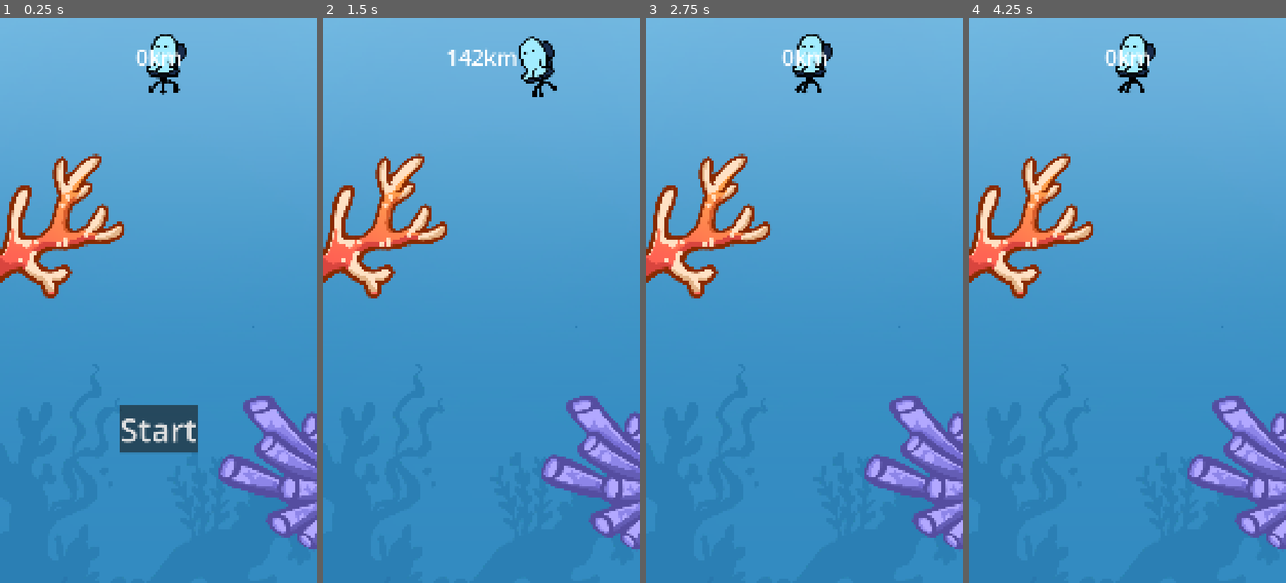
Above: before the commit, frames 1-4 (left to right).
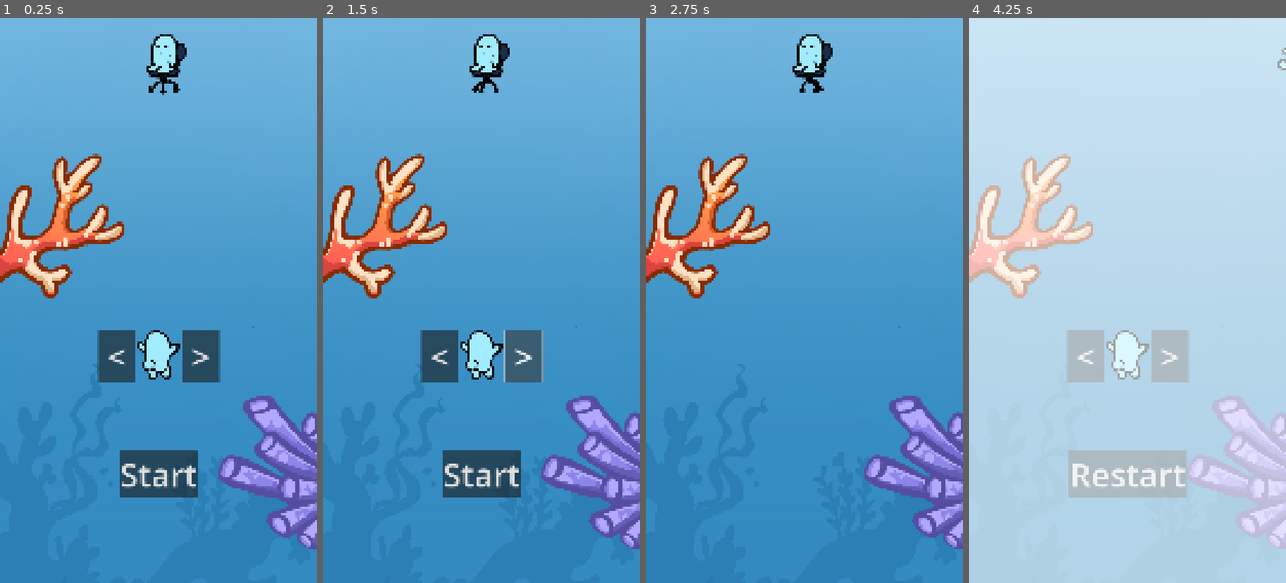
Above: after the commit, the same moments.

Repository: izzqz/to-the-core
Game: Godot game, scene res://main.tscn
The game is run twice, just before and just after one commit, with the same random seed, the same clock (stepped at 60 frames per second) and the same inputs.
Inputs (mouse positions are in pixels of both pictures, inside the frame that each line leads up to):
- Up to frame 1 (0.25 s): no input
- Up to frame 2 (1.5 s): click (440, 357) at 0.5 s, where only the run after the commit has a clickable "<"; click (522, 357) at 1.25 s, where only the run after the commit has a clickable ">"
- Up to frame 3 (2.75 s): click "Restart" (after the commit: "Start") at 2 s
- Up to frame 4 (4.25 s): hold Space (flap) 2.78-3.5 s; click (1127, 430) at 3.5 s, where only the run before the commit has a clickable "Restart"

The runs differ from the first frame. In frame 1, 7.1% of the frame differs, in the area x 30-70%, y 5-85%; in frame 2, 6.9%; in frame 3, 0.3%; in frame 4, 100%, in the area x 0-100%, y 0-100%.

Commit message:
ddd

Diff:
--- a/main.tscn
+++ b/main.tscn
@@ -35,7 +35,7 @@
 [node name="Score" parent="CanvasLayer/Overlay" index="0"]
 mouse_filter = 1
 
-[node name="CenterContainer2" parent="CanvasLayer/Overlay/Score" index="3"]
+[node name="CenterContainer2" parent="CanvasLayer/Overlay/Score" index="5"]
 mouse_filter = 1
 
 [node name="ColorRect" parent="CanvasLayer/Overlay" index="1"]
--- a/scenes/level.tscn
+++ b/scenes/level.tscn
@@ -88,7 +88,7 @@
 [node name="CollisionPolygon2D2" type="CollisionPolygon2D" parent="Level4/Area2D"]
 polygon = PackedVector2Array(1547, 30, 1449, 44, 1356, 54, 1301, 46, 1247, 60, 1204, 83, 1153, 104, 1097, 104, 1046, 12 …(1487 unchanged characters)…
 
-[node name="Area2D2" type="Area2D" parent="Level4"]
+[node name="Area2D2" type="Area2D" parent="Level4" groups=["obstacle"]]
 
 [node name="CollisionShape2D" type="CollisionShape2D" parent="Level4/Area2D2"]
 position = Vector2(749, 6528)
--- a/scenes/overlay.tscn
+++ b/scenes/overlay.tscn
@@ -1,6 +1,7 @@
-[gd_scene load_steps=7 format=3 uid="uid://74dbxxifoh4v"]
+[gd_scene load_steps=8 format=3 uid="uid://74dbxxifoh4v"]
 
 [ext_resource type="Script" uid="uid://d1vmupf1oq0y" path="res://scripts/overlay.gd" id="1_d607a"]
+[ext_resource type="Texture2D" uid="uid://di58oyq45emdr" path="res://assets/player/player_dead.png" id="2_r2eog"]
 
 [sub_resource type="LabelSettings" id="LabelSettings_14nai"]
 font_size = 100
@@ -126,19 +127,48 @@
 [node name="MarginContainer" type="MarginContainer" parent="Score"]
 custom_minimum_size = Vector2(0, 100)
 layout_mode = 2
+mouse_filter = 2
 
 [node name="CenterContainer" type="CenterContainer" parent="Score"]
 layout_mode = 2
+mouse_filter = 2
 
 [node name="Score" type="Label" parent="Score/CenterContainer"]
+visible = false
 layout_mode = 2
 text = "123M"
 label_settings = SubResource("LabelSettings_14nai")
 horizontal_alignment = 1
 
 [node name="MarginContainer2" type="MarginContainer" parent="Score"]
-custom_minimum_size = Vector2(0, 1500)
+custom_minimum_size = Vector2(0, 1300)
 layout_mode = 2
+mouse_filter = 2
+
+[node name="Skin_Chooser" type="CenterContainer" parent="Score"]
+layout_mode = 2
+
+[node name="HBoxContainer" type="HBoxContainer" parent="Score/Skin_Chooser"]
+layout_mode = 2
+
+[node name="Left_Button" type="Button" parent="Score/Skin_Chooser/HBoxContainer"]
+layout_mode = 2
+theme_override_font_sizes/font_size = 150
+text = " < "
+
+[node name="Skin_Preview" type="TextureRect" parent="Score/Skin_Chooser/HBoxContainer"]
+layout_mode = 2
+texture = ExtResource("2_r2eog")
+
+[node name="Right_Button" type="Button" parent="Score/Skin_Chooser/HBoxContainer"]
+layout_mode = 2
+theme_override_font_sizes/font_size = 150
+text = " > "
+
+[node name="MarginContainer3" type="MarginContainer" parent="Score"]
+custom_minimum_size = Vector2(0, 300)
+layout_mode = 2
+mouse_filter = 2
 
 [node name="CenterContainer2" type="CenterContainer" parent="Score"]
 layout_mode = 2
--- a/scripts/game.gd
+++ b/scripts/game.gd
@@ -7,11 +7,3 @@
 		Global.state = Global.GameState.MOVING
 		$Player.restart()
 	)
-
-#func _input(event: InputEvent) -> void:
-	#if event.is_action_pressed("debug_restart"):
-		#$Player.position = start_position
-		#$Player.restart()
-#
-	#if event.is_action_pressed("debug_stop"):
-		#$Player.game_over()
--- a/scripts/global.gd
+++ b/scripts/global.gd
@@ -12,7 +12,7 @@
 }
 
 var junk: Array[Node] = []
-
+var current_skin: String = "default"
 var state = GameState.DEATH_SCREEN
 
 func add_score(amount: float) -> void:
--- a/scripts/overlay.gd
+++ b/scripts/overlay.gd
@@ -2,6 +2,7 @@
 
 @onready var score_label: Label = $Score/CenterContainer/Score
 @onready var restart_button: Button = $Score/CenterContainer2/Restart_Button
+@onready var skin_chooser: CenterContainer = $Score/Skin_Chooser
 
 var is_death_screen = true
 var is_fist_start = true
@@ -15,10 +16,6 @@
 	if (is_fist_start):
 		restart_button.text = "Start"
 		is_fist_start = false
-
-func _input(event: InputEvent) -> void:
-	if (event.is_action_pressed("flap") and is_death_screen):
-		_on_restart_button_pressed()
 
 func _on_score_changed(new_score: float) -> void:
 	set_score(new_score)
@@ -35,11 +32,17 @@
 	is_death_screen = false
 	Global.state = Global.GameState.MOVING
 	restart_button.hide()
+	skin_chooser.hide()
 	$AnimationPlayer.play("fadeout")
 
 func _on_game_over() -> void:
 	if (!is_fist_start):
 		restart_button.text = "Restart"
 	restart_button.show()
+	skin_chooser.show()
 	is_death_screen = true
 	Global.state = Global.GameState.DEATH_SCREEN
+
+
+func _on_background_button_down() -> void:
+	_on_restart_button_pressed()
--- a/scripts/player.gd
+++ b/scripts/player.gd
@@ -122,7 +122,7 @@
 
 	if event.is_action_pressed("flap"):
 		if (is_frozen):
-			if (frozen_antibug):
+			if (frozen_antibug): # oioioi
 				frozen_antibug = false
 				return
 
Binary file changed: assets/levels/level_4.png
